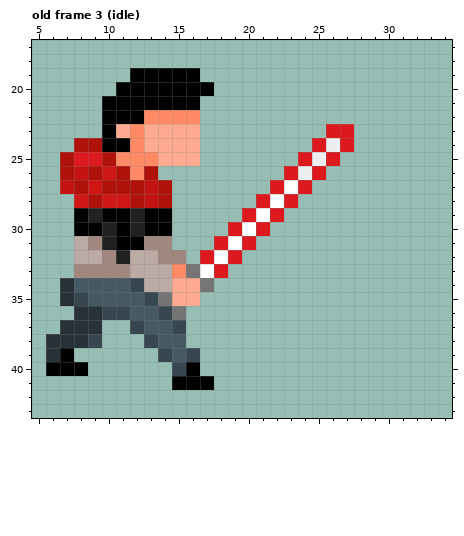
Two versions of one pixel-art file, assets/characters/drew.aseprite. Above, as it was before the edit.
50x58 pixels, 34 frames. Shown: old frame 3 (idle): x 5..34, y 17..43. The commit also changed other frames, which this record leaves out.
After:
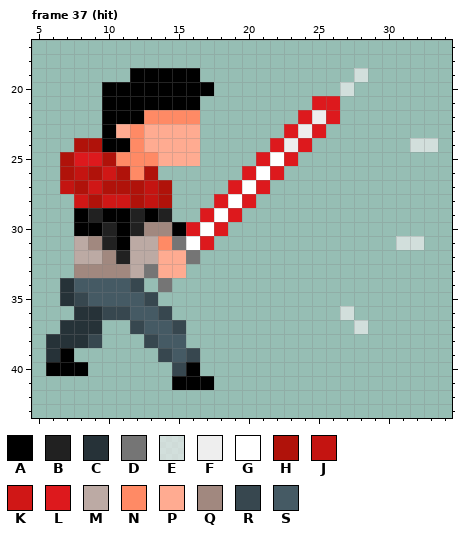
Palette (. is transparent): A #000000  B #212121  C #263238  D #757575  E #eeeeeeaf  F #eeeeee  G #ffffff  H #b0120a  J #c41411  K #d01716  L #dd191d  M #bcaaa4  N #ff8a65  P #ffab91  Q #a1887f  R #37474f  S #455a64
A new or re-ordered frame is compared with the old frame closest to it.
The exact change:
frames 34 -> 38
Changed rows in their new state; - is an unchanged pixel.
Frame 37 (hit) is new; against old frame 3 (idle), layers "Layer 2", "Layer 1":
first column x 10:
19 ------------------E-----
20 A----------------E------
21 ---------------LL-------
22 --------------LFL-------
23 -------------LFL..------
24 ------------LFL...----EE
25 -----------LGL...-------
26 ----------LGL...--------
27 ---------LGL...---------
28 --------LGL...----------
29 ----B--LGL...-----------
30 ---QQALGL...------------
31 --MMNDGL...----------EE-
32 ----PPD...--------------
33 ---DPP...---------------
34 ---.D...----------------
35 ----...-----------------
36 -----.-----------E------
37 ------------------E-----
Changed places in both pictures, as pixel boxes (x1, y1, x2, y2):
changed: (130, 68, 368, 334)
added: (102, 82, 116, 96)
added: (410, 138, 438, 152)
added: (396, 236, 424, 250)
